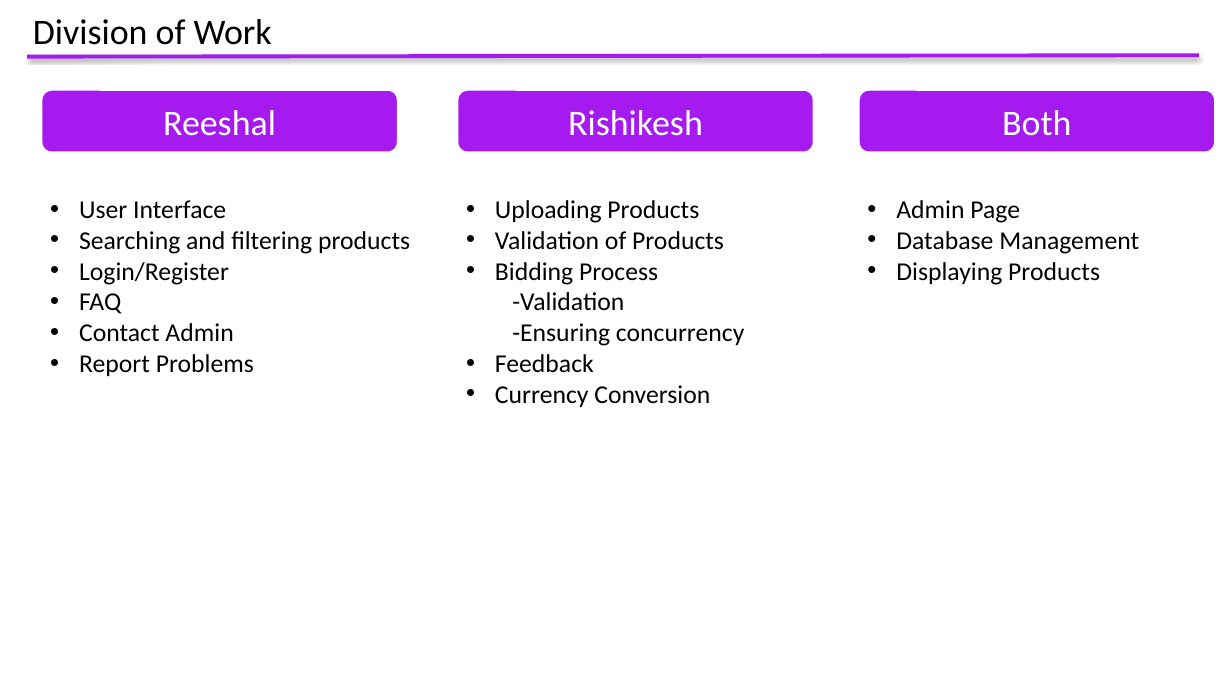
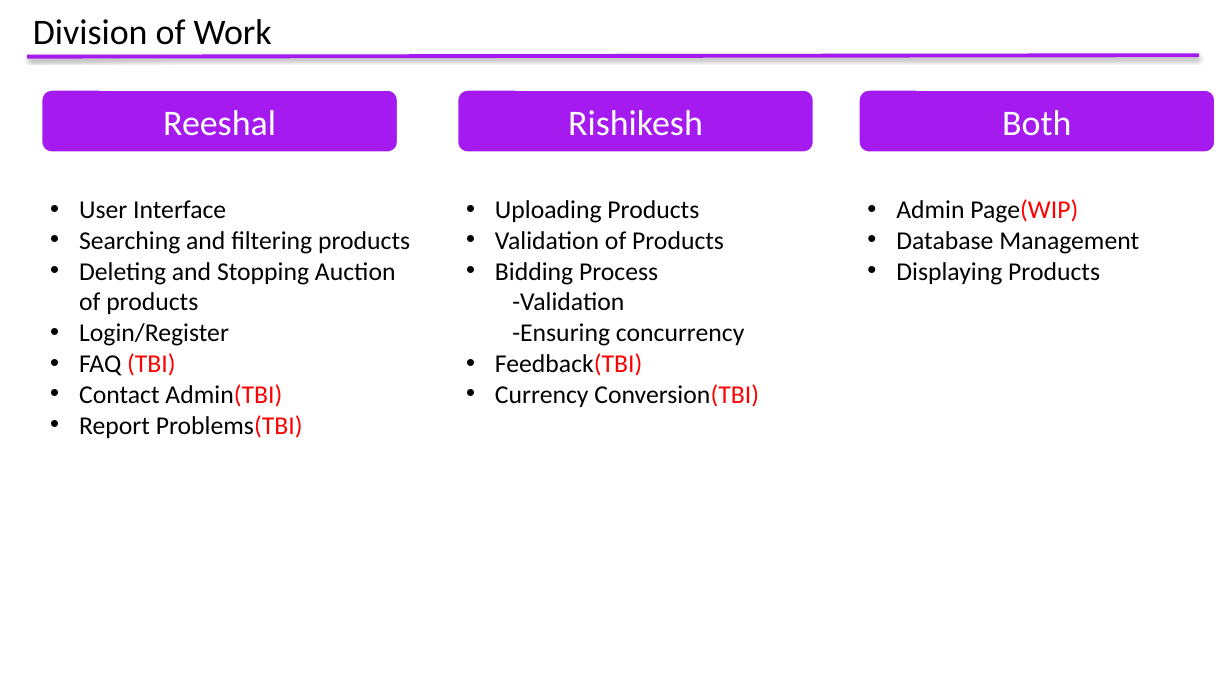
Before and after one commit to reeshal/Web-Assignment, a slide deck: slide 5 of AuctionHouse .pptx. Drawn at 1232x693 pixels with LibreOffice and Linux fonts; fonts in the diff are those of the drawing. Boxes give left, top, right and bottom in pixels: in the first picture for what was removed or moved away, otherwise in the second. Text is boxed around its words. In the diff, an @@ line names an element or a change of style, - is before the commit and + after.

Commit message:
adminpage v1

```diff
--- a/AuctionHouse .pptx
+++ b/AuctionHouse .pptx
@@ text at <box>896,199,1078,223</box>: text changed @@
-• Admin Page
+• Admin Page(WIP)
@@ text at <box>79,262,396,314</box>: paragraph added @@
+• Deleting and Stopping Auction of products
@@ text at <box>79,353,303,438</box>: text changed @@
-• FAQ
-• Contact Admin
-• Report Problems
+• FAQ (TBI)
+• Contact Admin(TBI)
+• Report Problems(TBI)
@@ text at <box>495,353,759,407</box>: text changed @@
-• Feedback
-• Currency Conversion
+• Feedback(TBI)
+• Currency Conversion(TBI)
```
Also in this commit, not shown: 1 other slide changed, 3 other files.
